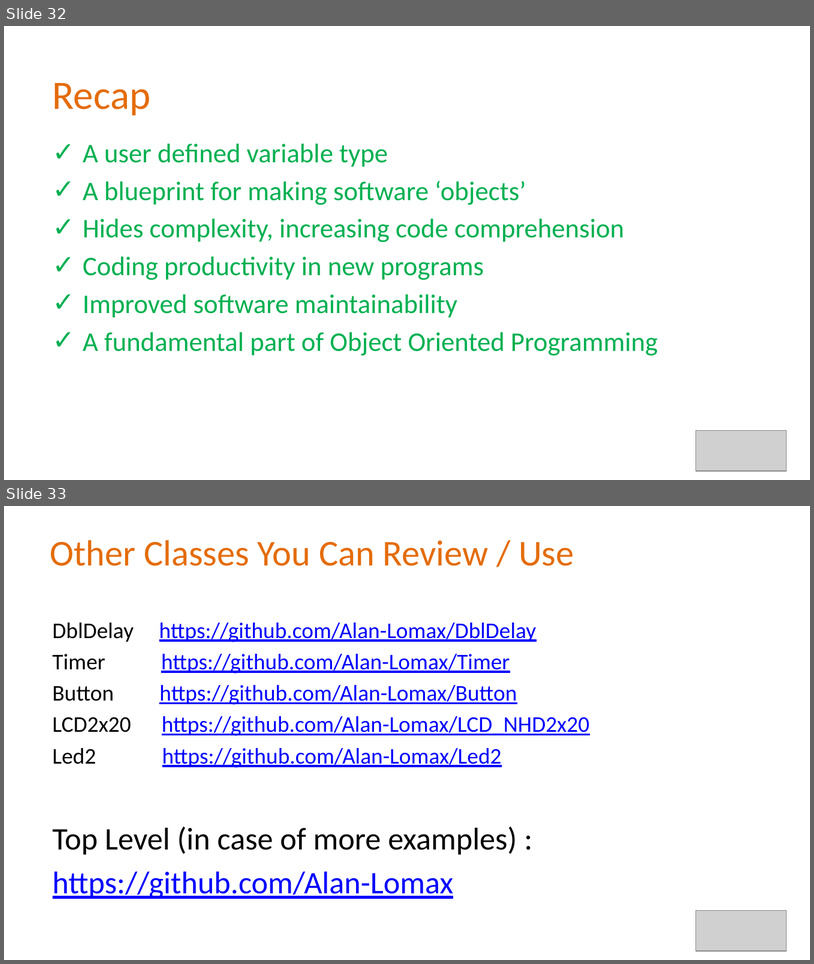
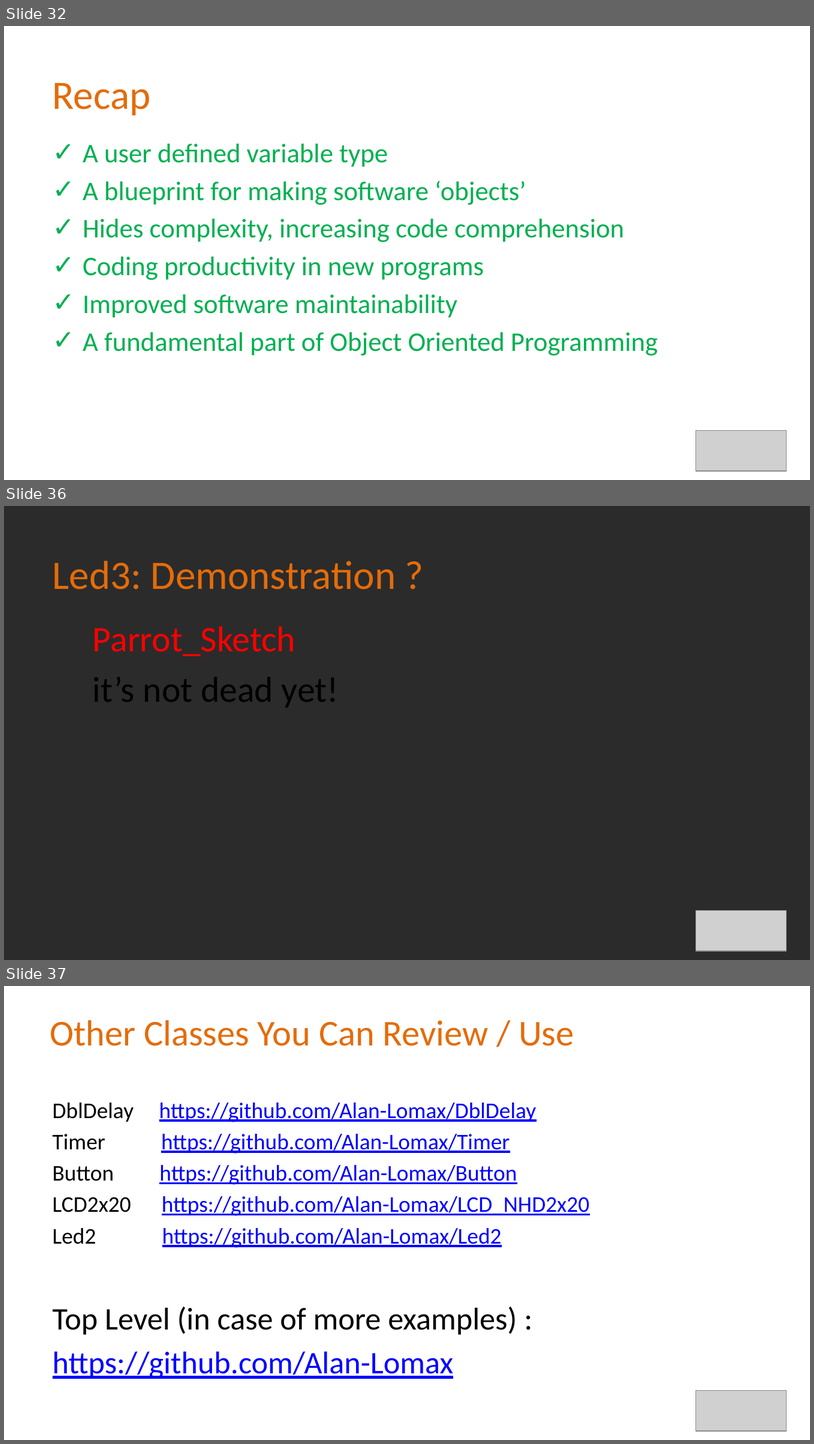
Before and after one commit to Alan-Lomax/MERG-SIG-Presentations, a slide deck: Introduction to Class Programming Part 2.pptx. Shown one above the other, each under a label of ours: slides 32 and 33 before the commit, slides 32, 36 and 37 after it; the slides between them are not shown. The pictures are 814x964 and 814x1444 pixels, drawn with LibreOffice and Linux fonts; fonts in the diff are those of the drawing; grey boxes stand for pictures; background and template pictures are left out; a plain dark background stands for a picture behind light text. Boxes give left, top, right and bottom in pixels: in the first picture for what was removed or moved away, otherwise in the second. Text is boxed around its words. In the diff, an @@ line names an element or a change of style, - is before the commit and + after.

```diff
--- a/Introduction to Class Programming Part 2.pptx
+++ b/Introduction to Class Programming Part 2.pptx
@@ slide 36 added at <box>4,506,810,960</box>, background picture (left out) @@
@@ title added at <box>53,561,396,589</box>, 36 pt, text #E46C0A @@
+Led3: Demonstration ?
@@ text added at <box>93,626,339,707</box>, 32 pt, text #000000 @@
+Parrot_Sketch
+it’s not dead yet!
@@ picture added at <box>696,910,786,951</box> @@
@@ what was slide 33 is now slide 37 @@
```
Also in this commit, not shown: 8 slides changed, 2 other slides added.
